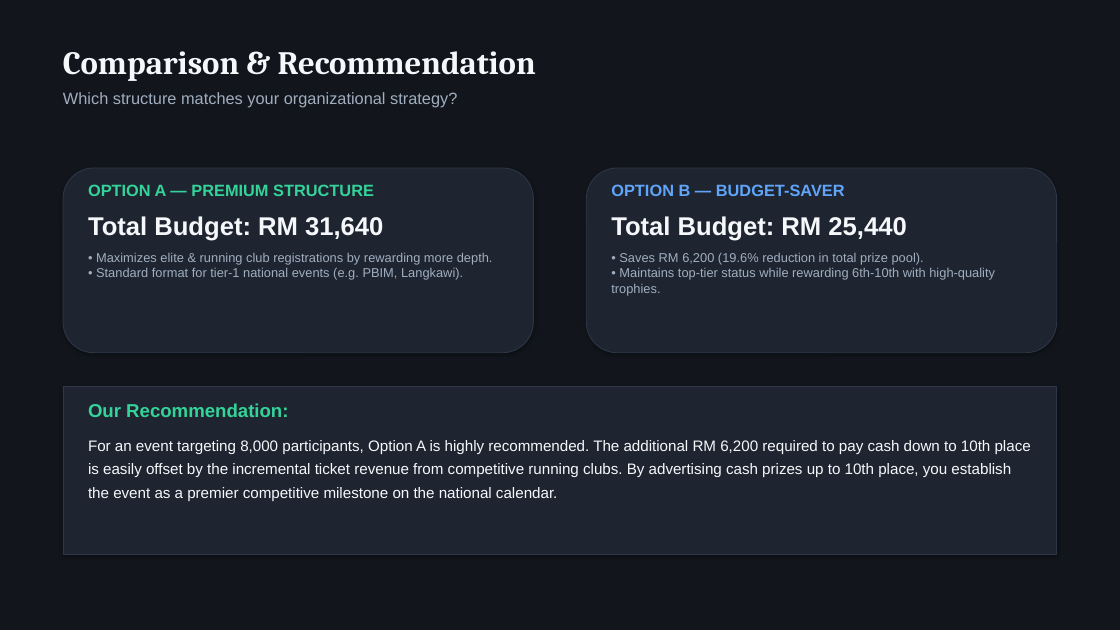
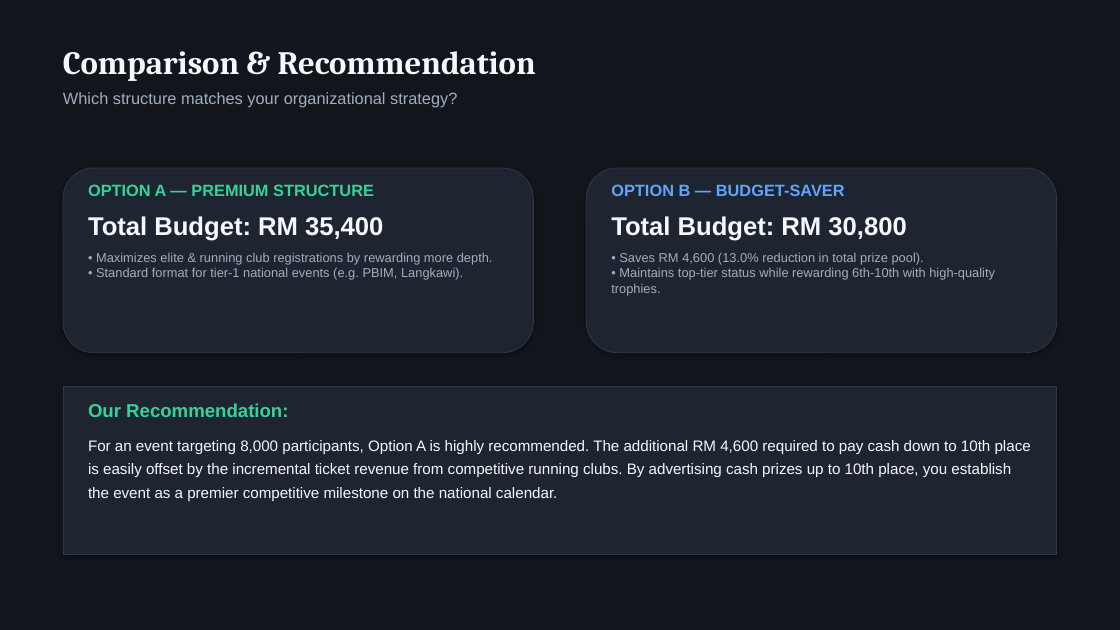
Before and after one commit to StartedfromRO/protocol-21km-prize-pool, a slide deck: slide 5 of prizes_presentation.pptx. Drawn at 1120x630 pixels with LibreOffice and Linux fonts; fonts in the diff are those of the drawing. Boxes give left, top, right and bottom in pixels: in the first picture for what was removed or moved away, otherwise in the second. Text is boxed around its words. In the diff, an @@ line names an element or a change of style, - is before the commit and + after.

Commit message:
Align Open and Veteran prize structures and update budget metrics

```diff
--- a/prizes_presentation.pptx
+++ b/prizes_presentation.pptx
@@ text at [88, 216, 383, 241]: text changed @@
-Total Budget: RM 31,640
+Total Budget: RM 35,400
@@ text at [611, 216, 995, 296]: text changed @@
-Total Budget: RM 25,440
-• Saves RM 6,200 (19.6% reduction in total prize pool).
-• Maintains top-tier status while rewarding 6th-10th with high-quality trophies.
+Total Budget: RM 30,800
+• Saves RM 4,600 (13.0% reduction in total prize pool).
+• Maintains top-tier status while rewarding 6th-10th with high-quality trophies.
@@ text at [88, 440, 1031, 501]: text changed @@
-For an event targeting 8,000 participants, Option A is highly recommended. The additional RM 6,200 required to pay cash down to 10th place is easily offset by the incremental ticket revenue from competitive running clubs. By advertising cash prizes up to 10th place, you establish the event as a premier competitive milestone on the national calendar.
+For an event targeting 8,000 participants, Option A is highly recommended. The additional RM 4,600 required to pay cash down to 10th place is easily offset by the incremental ticket revenue from competitive running clubs. By advertising cash prizes up to 10th place, you establish the event as a premier competitive milestone on the national calendar.
```
Also in this commit, not shown: 3 other slides changed, 1 other file.
